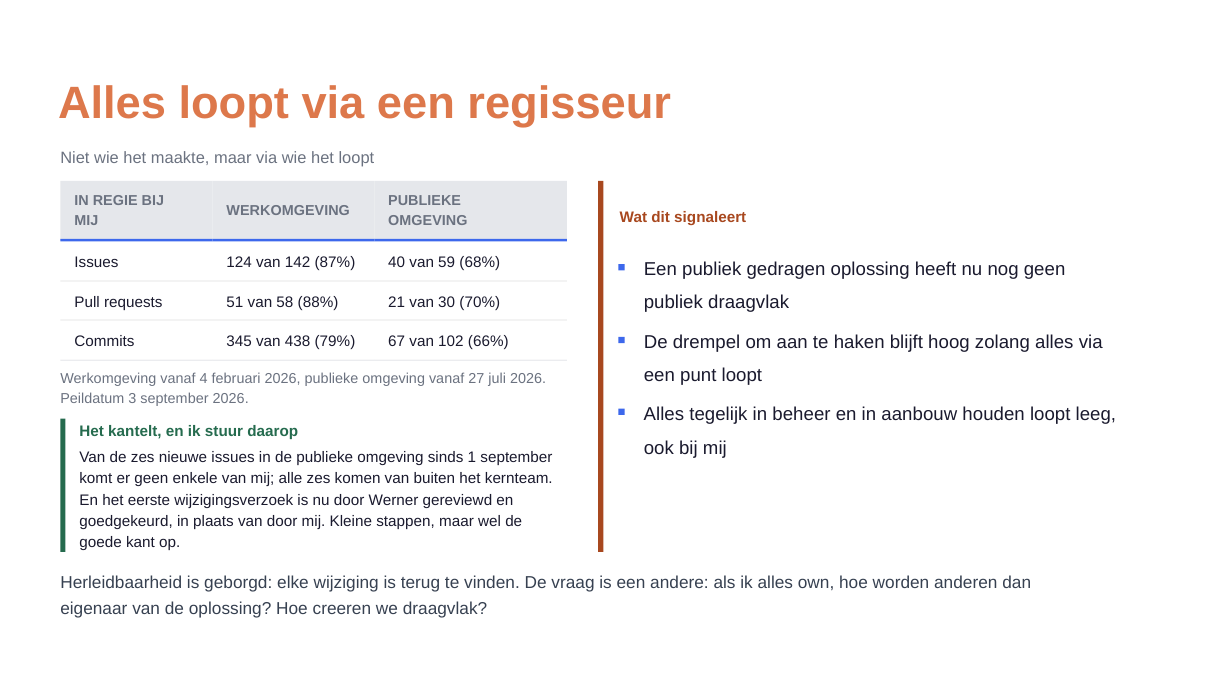
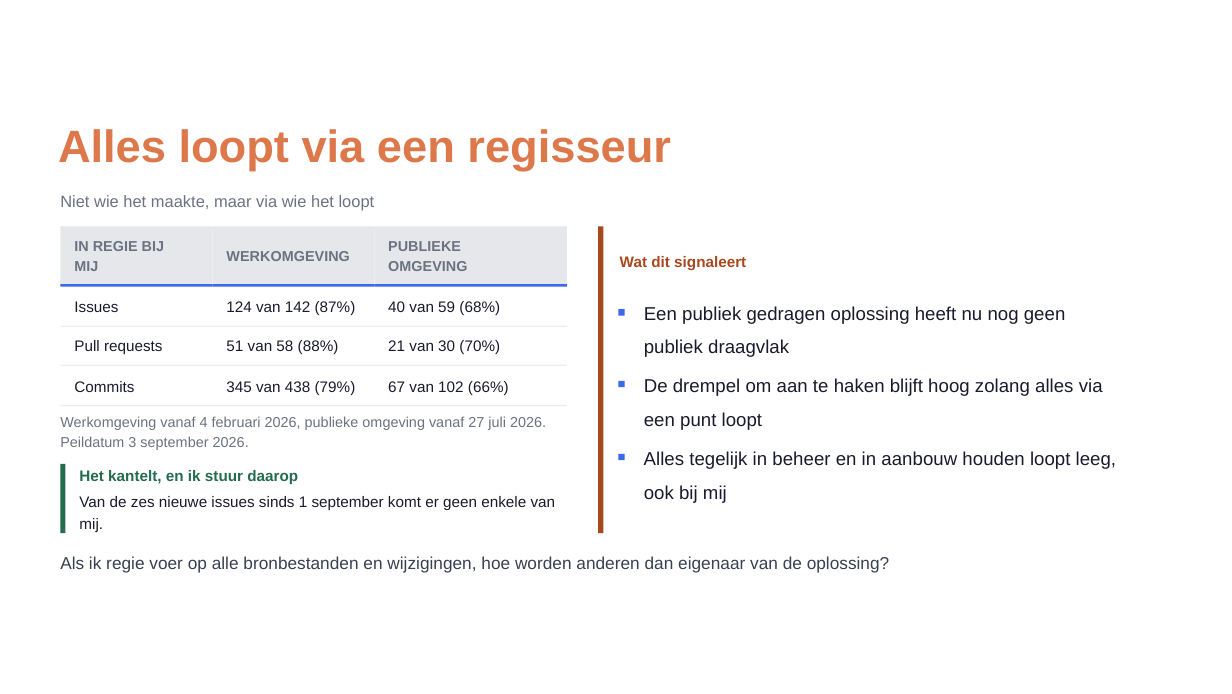
Before and after one commit to Npuls-OKx/meta, a slide deck: slide 15 of presentaties/export/260903_rollen/260903_rollen.pptx. Drawn at 1232x694 pixels with LibreOffice and Linux fonts; fonts in the diff are those of the drawing; background and template pictures are left out. Boxes give left, top, right and bottom in pixels: in the first picture for what was removed or moved away, otherwise in the second. Text is boxed around its words. In the diff, an @@ line names an element or a change of style, - is before the commit and + after.

```diff
--- a/presentaties/export/260903_rollen/260903_rollen.pptx
+++ b/presentaties/export/260903_rollen/260903_rollen.pptx
@@ freeform shape: place and size @@
-freeform shape at (599, 181, 603, 551)
+freeform shape at (599, 226, 603, 532)
@@ freeform shape: place and size @@
-freeform shape at (618, 409, 624, 415)
+freeform shape at (618, 309, 624, 315)
@@ freeform shape: place and size @@
-freeform shape at (618, 264, 624, 270)
+freeform shape at (618, 381, 624, 387)
@@ 26 texts, 15 freeform shapes: place and size @@
-26 texts, 15 freeform shapes at (58, 85, 1116, 458)
+26 texts, 15 freeform shapes at (58, 129, 1116, 503)
@@ freeform shape: place and size @@
-freeform shape at (60, 419, 65, 551)
+freeform shape at (60, 463, 65, 532)
@@ text removed at (79, 472, 553, 486) @@
-komt er geen enkele van mij; alle zes komen van buiten het kernteam.
@@ freeform shape: place and size @@
-freeform shape at (618, 337, 624, 343)
+freeform shape at (618, 454, 624, 460)
@@ text at (79, 496, 556, 510): text changed @@
-Van de zes nieuwe issues in de publieke omgeving sinds 1 september
+Van de zes nieuwe issues sinds 1 september komt er geen enkele van
@@ text removed at (79, 494, 513, 508) @@
-En het eerste wijzigingsverzoek is nu door Werner gereviewd en
@@ text removed at (79, 515, 522, 529) @@
-goedgekeurd, in plaats van door mij. Kleine stappen, maar wel de
@@ text removed at (79, 536, 180, 550) @@
-goede kant op.
@@ text added at (79, 518, 103, 532), 9.1 pt, text #1A1A2E @@
+mij.
@@ text added at (60, 556, 889, 573), 10.3 pt, text #374151 @@
+Als ik regie voer op alle bronbestanden en wijzigingen, hoe worden anderen dan eigenaar van de oplossing?
@@ text removed at (60, 575, 1031, 592) @@
-Herleidbaarheid is geborgd: elke wijziging is terug te vinden. De vraag is een andere: als ik alles own, hoe worden anderen dan
@@ text removed at (60, 601, 487, 618) @@
-eigenaar van de oplossing? Hoe creeren we draagvlak?
```
Also in this commit, not shown: 2 other files.
